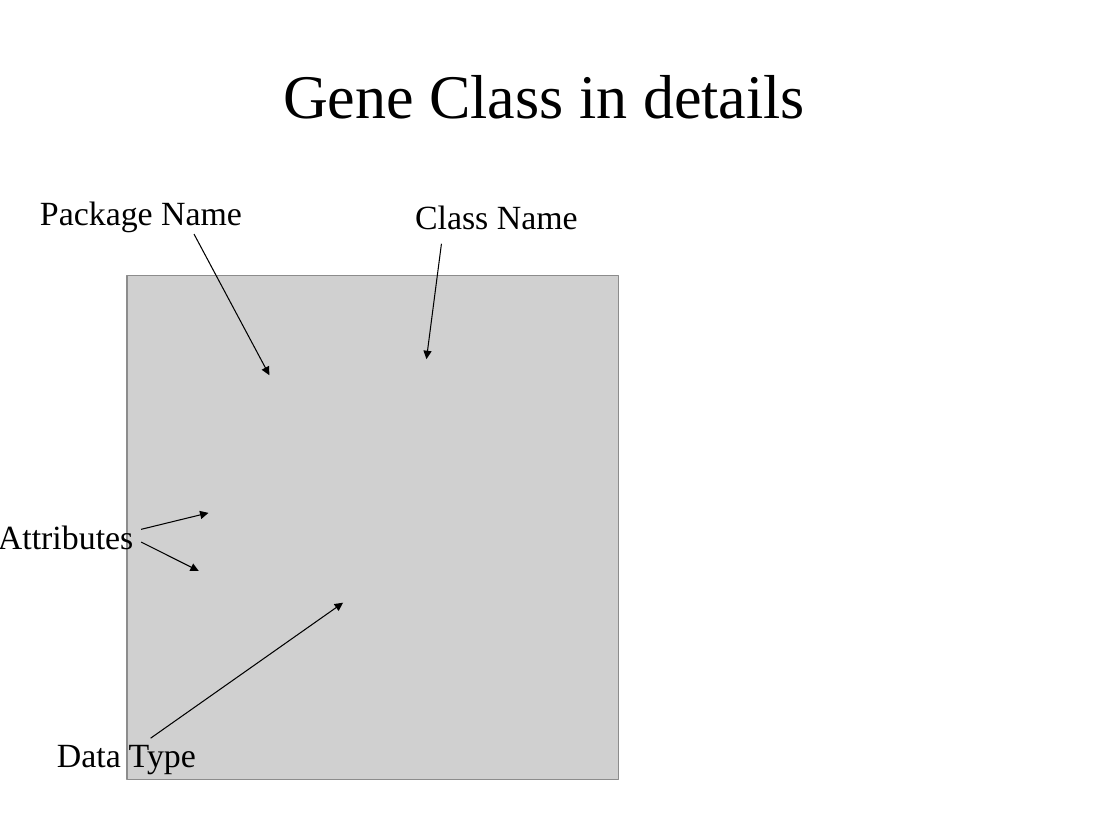
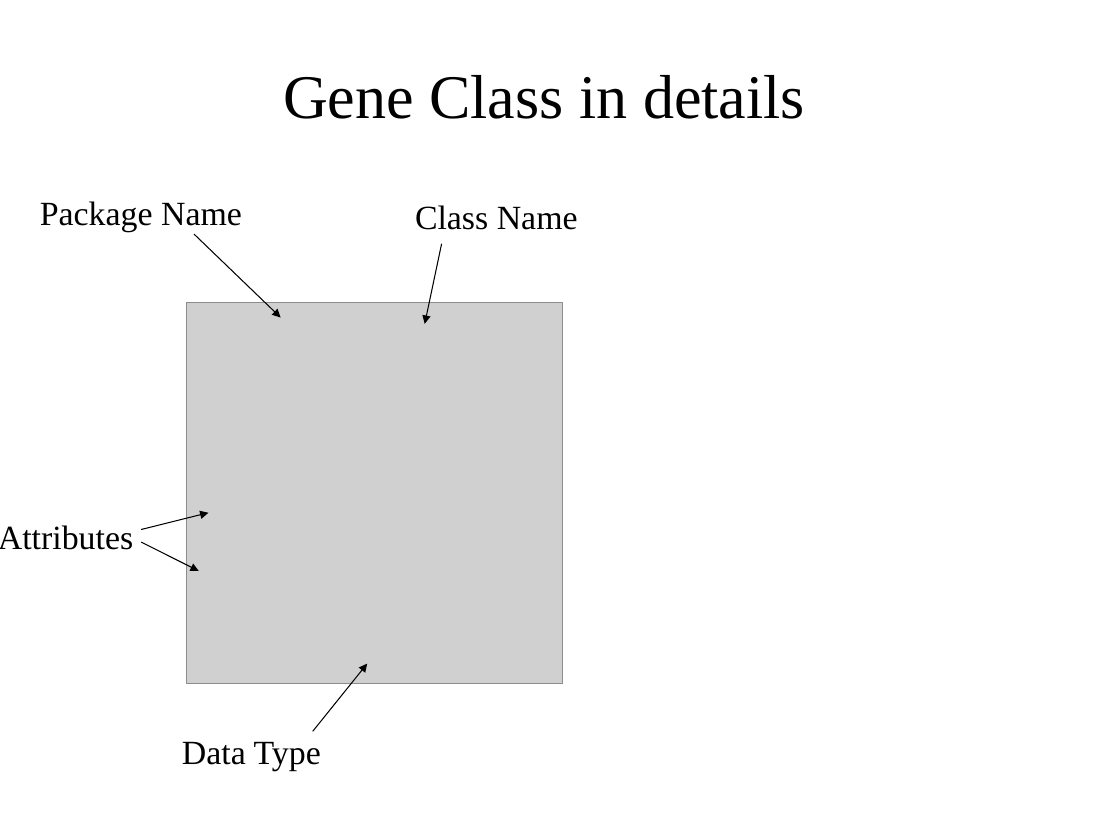
Before and after one commit to NCIP/cadsr-semantic-tools, a slide deck: slide 9 of docs/mapping-presentation-draft.ppt (slide 7 before the commit). Drawn at 1120x840 pixels with LibreOffice and Linux fonts; fonts in the diff are those of the drawing; grey boxes stand for pictures; background and template pictures are left out. Boxes give left, top, right and bottom in pixels: in the first picture for what was removed or moved away, otherwise in the second. Text is boxed around its words. In the diff, an @@ line names an element or a change of style, - is before the commit and + after.

```diff
--- a/docs/mapping-presentation-draft.ppt
+++ b/docs/mapping-presentation-draft.ppt
@@ arrow moved from (194, 234) - (269, 375) to (194, 234) - (281, 318) @@
@@ arrow moved from (442, 244) - (427, 359) to (442, 244) - (425, 324) @@
@@ picture resized from (x1=127, y1=275, x2=619, y2=780) to (x1=187, y1=303, x2=563, y2=684) @@
@@ arrow moved from (150, 739) - (344, 603) to (313, 732) - (367, 664) @@
@@ text "Data Type" moved from (x1=57, y1=744, x2=196, y2=775) to (x1=182, y1=741, x2=321, y2=772) @@
```
Also in this commit, not shown: 10 other slides changed, 6 slides added, 1 slide removed.
